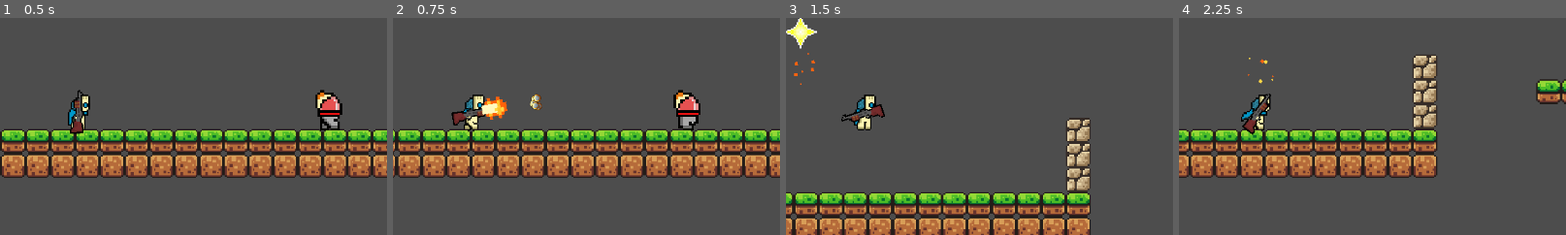
Above: before the commit, frames 1-4 (left to right).
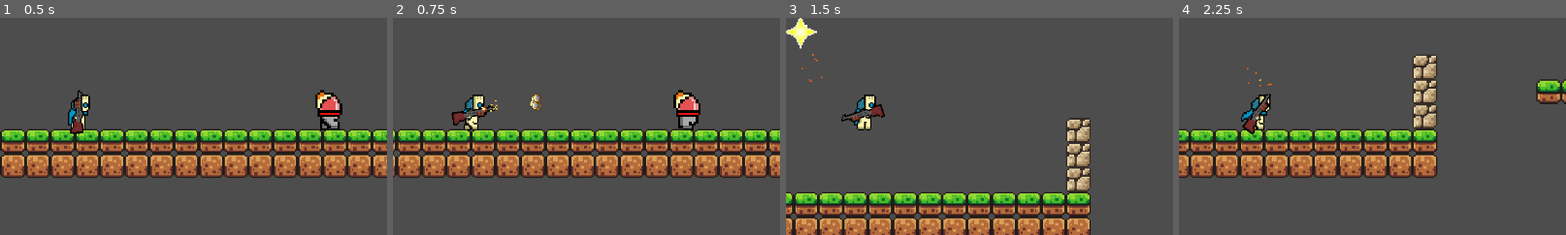
Above: after the commit, the same moments.

Repository: highbanana1/PAS
Game: Godot game, scene res://scene/main.tscn
The game is run twice, just before and just after one commit, with the same random seed, the same clock (stepped at 60 frames per second) and the same inputs.
Inputs (mouse positions are % of the whole screen's width and height, from its top left):
- Up to frame 1 (0.5 s): no input
- Up to frame 2 (0.75 s): tap Enter at 0.5 s; move the mouse to (72, 45) at 0.52 s; hold D (right) from 0.53 s (still down); hold Right mouse button (block) from 0.53 s (still down); click (72, 45) at 0.67 s
- Up to frame 3 (1.5 s): tap Space (jump) at 0.77 s; release D (right) at 1.25 s; release Right mouse button (block) at 1.25 s; drag from (30, 55) to (45, 70) at 1.27 s
- Up to frame 4 (2.25 s): move the mouse to (60, 28) at 2.02 s; hold D (right) from 2.03 s (still down); click (60, 28) at 2.1 s
The pictures show only the part of the screen within x 40-90%, y 29-79%; the shares and areas given below are measured in that part.

Frame 1 is identical in both runs. In frame 2, 0.5% of the frame differs, in the area x 22-30%, y 36-47%; in frame 3, 0.1%; in frame 4, less than 0.1%.

Commit message:
fix: fit pixel muzzle flash to barrel size

Diff:
--- a/scene/script/effects/muzzle_flash.gd
+++ b/scene/script/effects/muzzle_flash.gd
@@ -3,7 +3,7 @@
 @export_range(0.02, 0.15, 0.005) var flash_duration: float = 0.07
 @export_range(0, 20) var spark_count: int = 7
 @export_range(0.1, 0.5, 0.01) var spark_lifetime: float = 0.26
-@export_range(1.0, 4.0, 0.5) var pixel_size: float = 2.0
+@export_range(1.0, 4.0, 0.5) var pixel_size: float = 1.0
 var _age: float = 0.0
 var _sparks: Array[Dictionary] = []
 var _rng := RandomNumberGenerator.new()
@@ -15,7 +15,7 @@
 	_shape_variant = _rng.randi_range(0, 2)
 	for i in range(spark_count):
 		var velocity := Vector2.RIGHT.rotated(deg_to_rad(_rng.randf_range(-35.0, 35.0))) * _rng.randf_range(65.0, 155.0)
-		_sparks.append({"origin": Vector2(_rng.randf_range(3.0, 9.0), _rng.randf_range(-2.0, 2.0)), "velocity": velocity, "life": _rng.randf_range(spark_lifetime * 0.6, spark_lifetime), "size": _rng.randi_range(1, 2)})
+		_sparks.append({"origin": Vector2(_rng.randf_range(1.0, 3.0), _rng.randf_range(-0.5, 0.5)), "velocity": velocity, "life": _rng.randf_range(spark_lifetime * 0.6, spark_lifetime), "size": 1})
 	queue_redraw()
 
 func play_at(origin: Vector2, direction: Vector2) -> void:
@@ -47,14 +47,14 @@
 
 func _draw_flame() -> void:
 	var phase := _age / maxf(0.001, flash_duration)
-	var widths := [1, 2, 3, 3, 2, 3, 2, 1, 2, 1, 0]
-	var columns := 11 if phase < 0.45 else (8 if phase < 0.75 else 5)
+	var widths := [0, 1, 1, 0, 0]
+	var columns := 5 if phase < 0.45 else (3 if phase < 0.75 else 2)
 	for x in range(columns):
 		var half_width: int = widths[x]
-		if _shape_variant == 1 and x == 6: half_width += 1
-		if _shape_variant == 2 and x == 3: half_width -= 1
+		if _shape_variant == 1 and x == 3: half_width = 1
+		if _shape_variant == 2 and x == 2: half_width = 0
 		for y in range(-half_width, half_width + 1):
 			var color := Color(1.0, 0.38, 0.04)
 			if abs(y) < half_width and x < columns - 2: color = Color(1.0, 0.76, 0.16)
-			if abs(y) <= 1 and x < 5 and phase < 0.75: color = Color(1.0, 0.97, 0.74)
+			if y == 0 and x < 2 and phase < 0.75: color = Color(1.0, 0.97, 0.74)
 			draw_rect(Rect2(Vector2(x, y) * pixel_size, Vector2.ONE * pixel_size), color)
Not shown, changed: docs/gameplay-components.md
